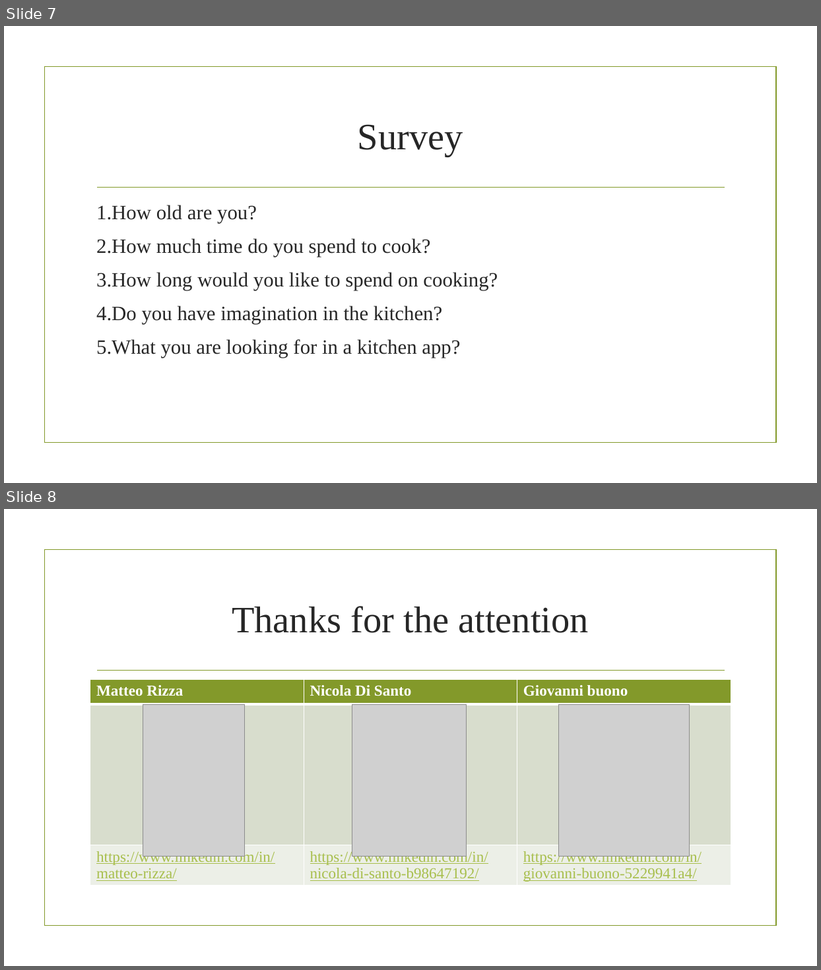
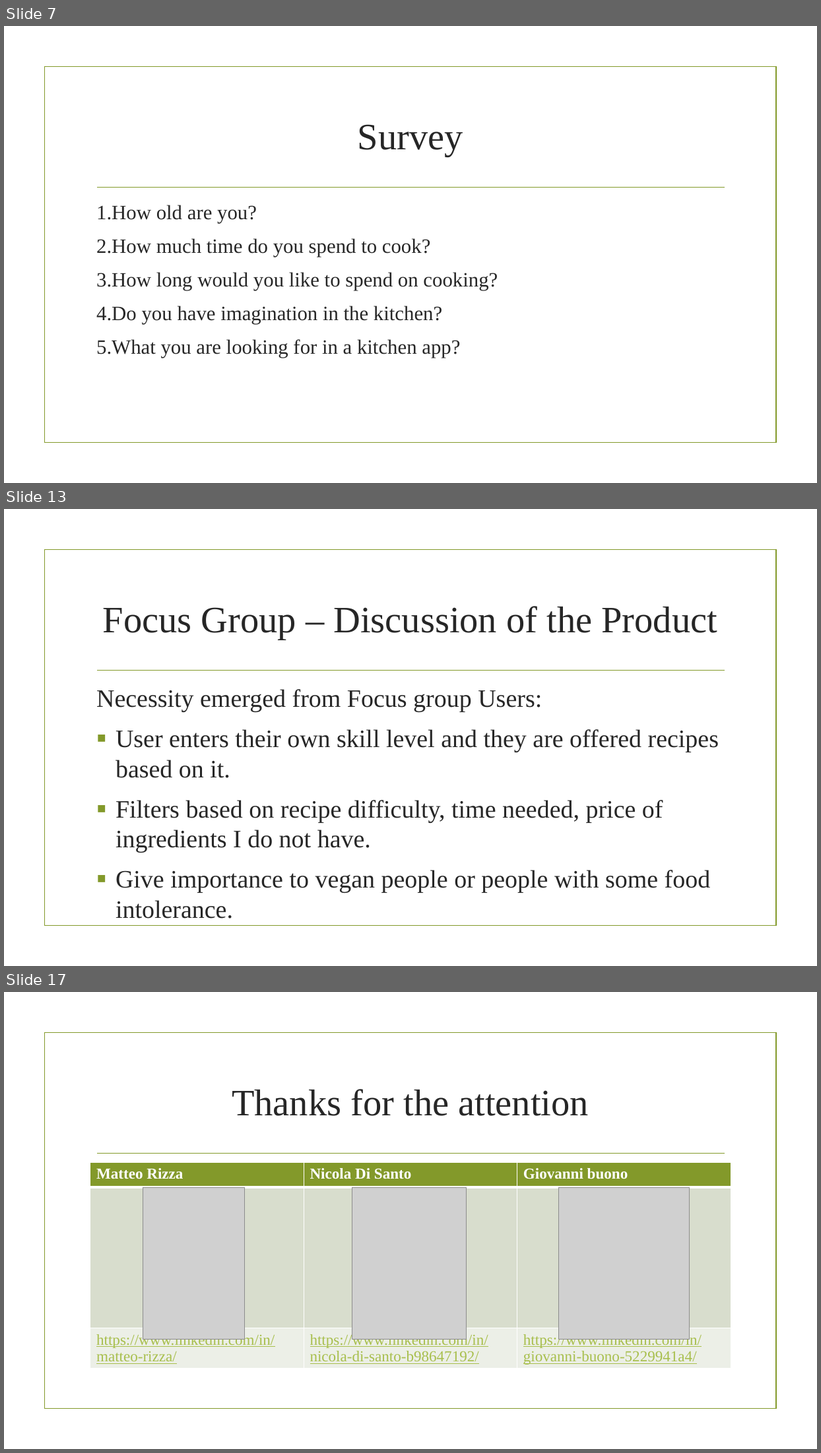
Before and after one commit to nicoDs96/recipes-SE, a slide deck: CookWithMe.pptx. Shown one above the other, each under a label of ours: slides 7 and 8 before the commit, slides 7, 13 and 17 after it; the slides between them are not shown. The pictures are 821x970 and 821x1453 pixels, drawn with LibreOffice and Linux fonts; fonts in the diff are those of the drawing; grey boxes stand for pictures; background and template pictures are left out. Boxes give left, top, right and bottom in pixels: in the first picture for what was removed or moved away, otherwise in the second. Text is boxed around its words. In the diff, an @@ line names an element or a change of style, - is before the commit and + after.

```diff
--- a/CookWithMe.pptx
+++ b/CookWithMe.pptx
@@ slide 13 added at (4, 509, 817, 966), background picture (left out); not listed: 2 template elements that a slide beside it also shows @@
@@ title added at (103, 606, 717, 640), 44 pt, text #262626 @@
+Focus Group – Discussion of the Product
@@ text added at (96, 689, 719, 893), 29.6 pt, text #262626 @@
+Necessity emerged from Focus group Users:
+▪ User enters their own skill level and they are offered recipes based on it.
+▪ Filters based on recipe difficulty, time needed, price of ingredients I do not have.
+▪ Give importance to vegan people or people with some food intolerance.
@@ what was slide 8 is now slide 17 @@
```
Also in this commit, not shown: 8 other slides added, 1 other file.
